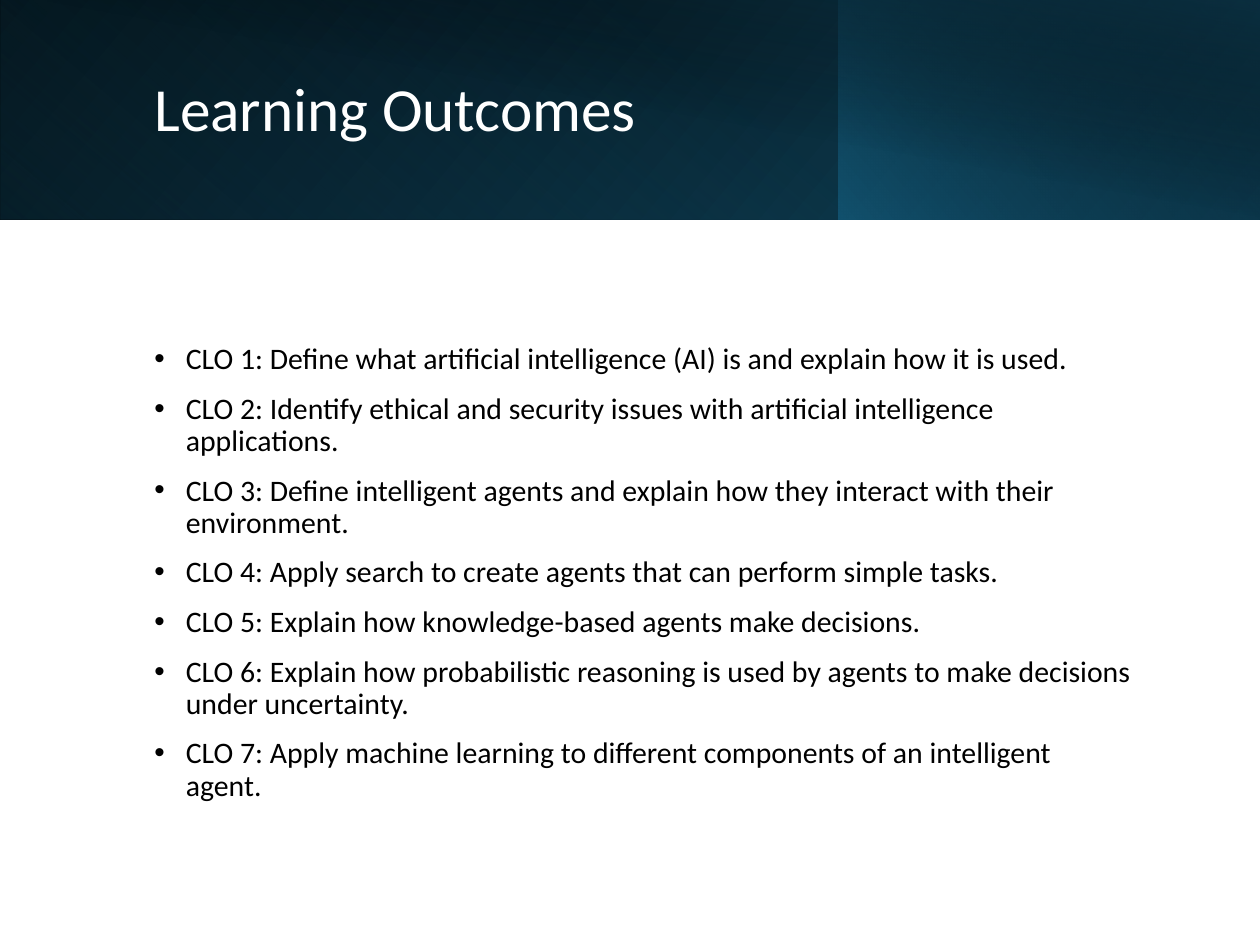
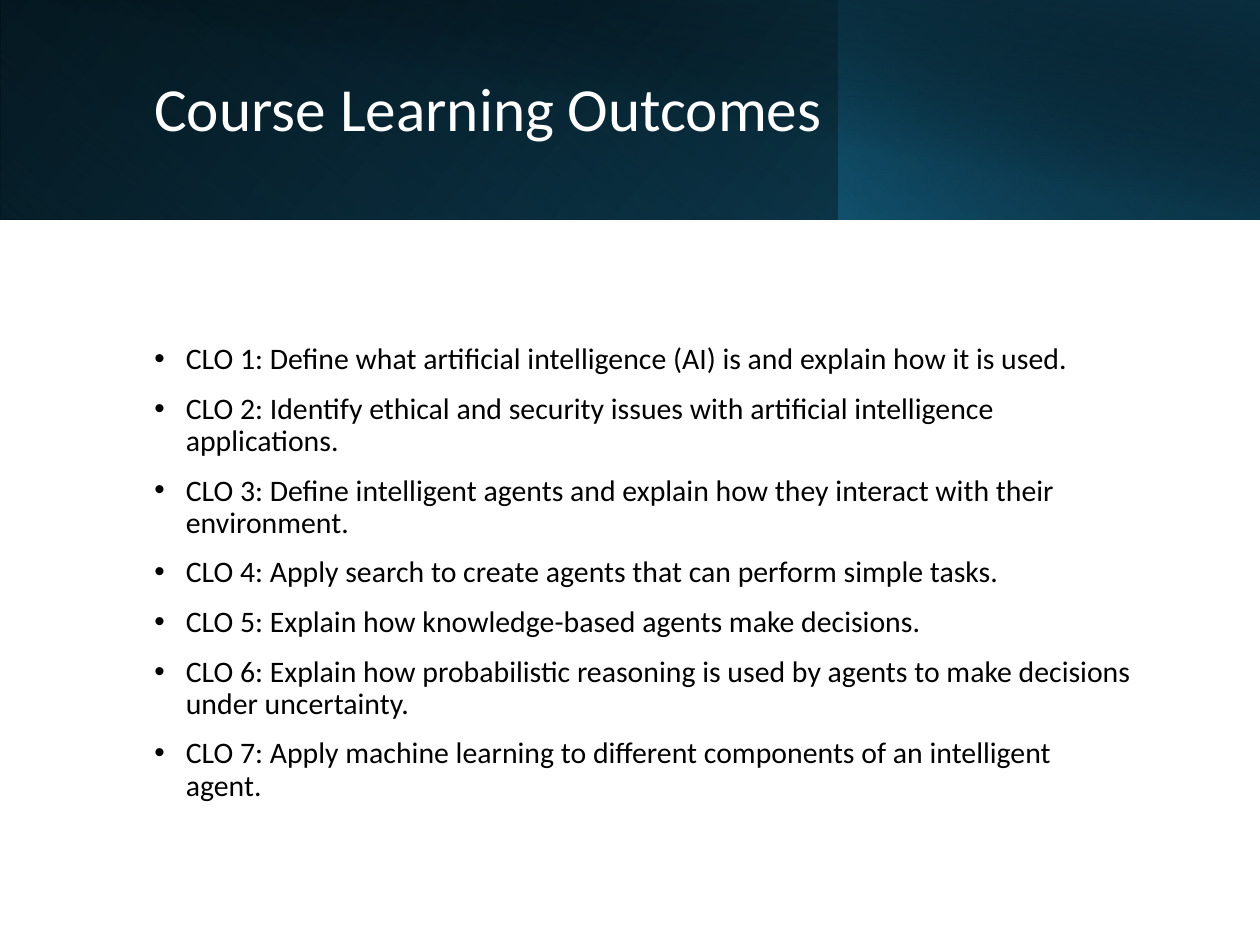
Before and after one commit to mhahsler/CS7320-AI, a slide deck: slide 4 of slides/00_course_intro.pptx. Drawn at 1260x945 pixels with LibreOffice and Linux fonts; fonts in the diff are those of the drawing. Boxes give left, top, right and bottom in pixels: in the first picture for what was removed or moved away, otherwise in the second. Text is boxed around its words. In the diff, an @@ line names an element or a change of style, - is before the commit and + after.

```diff
--- a/slides/00_course_intro.pptx
+++ b/slides/00_course_intro.pptx
@@ title at bbox=[154, 89, 822, 142]: text changed @@
-Learning Outcomes
+Course Learning Outcomes
```
Also in this commit, not shown: 2 other slides changed, 9 other files.
